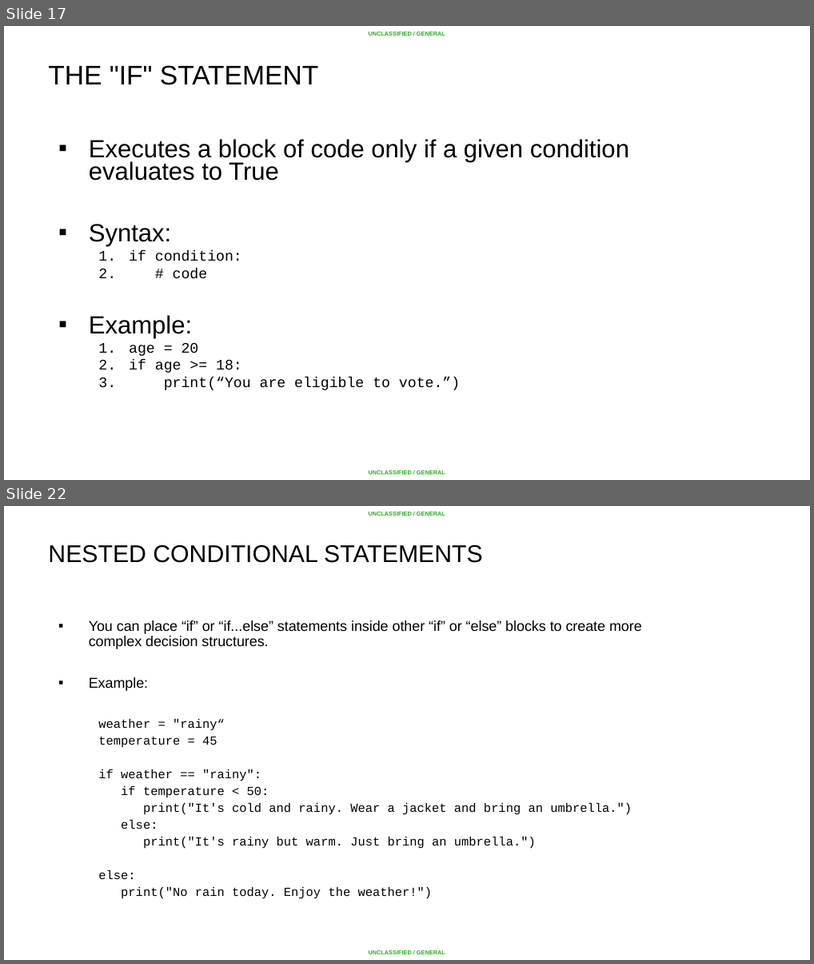
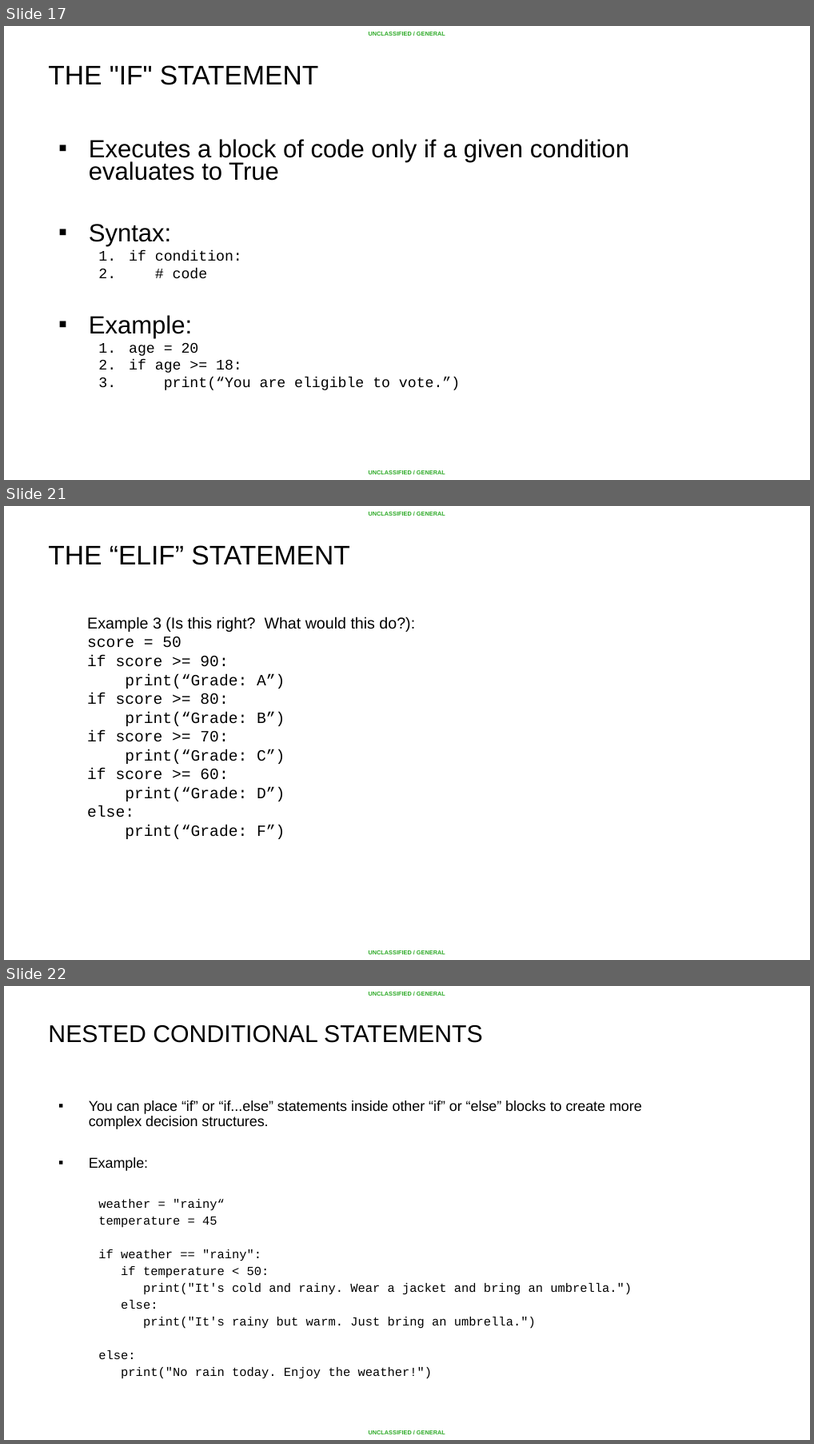
Before and after one commit to ginaavila07-ctrl/summer-course, a slide deck: Python/Lesson 02 - Conditionals and Control Structures/Lesson 02 - Conditional and Control Structures.pptx. Shown one above the other, each under a label of ours: slides 17 and 22 before the commit, slides 17, 21 and 22 after it; the slides between them are not shown. The pictures are 814x964 and 814x1444 pixels, drawn with LibreOffice and Linux fonts; fonts in the diff are those of the drawing; background and template pictures are left out. Boxes give left, top, right and bottom in pixels: in the first picture for what was removed or moved away, otherwise in the second. Text is boxed around its words. In the diff, an @@ line names an element or a change of style, - is before the commit and + after.

```diff
--- a/Python/Lesson 02 - Conditionals and Control Structures/Lesson 02 - Conditional and Control Structures.pptx
+++ b/Python/Lesson 02 - Conditionals and Control Structures/Lesson 02 - Conditional and Control Structures.pptx
@@ slide 21 added at <box>4,506,810,960</box>, background #FFFFFF; not listed: 2 template elements that a slide beside it also shows @@
@@ title added at <box>48,545,350,565</box>, 24 pt, text #000000 @@
+THE “ELIF” STATEMENT
@@ text added at <box>87,616,415,839</box>, 14 pt, text #000000 @@
+Example 3 (Is this right? What would this do?):
+  score = 50
+  if score >= 90:
+  print(“Grade: A”)
+  if score >= 80:
+  print(“Grade: B”)
+  if score >= 70:
+  print(“Grade: C”)
+  if score >= 60:
+  print(“Grade: D”)
+  else:
+  print(“Grade: F”)
```
Also in this commit, not shown: 4 slides changed, 1 slide removed, 10 other files.
